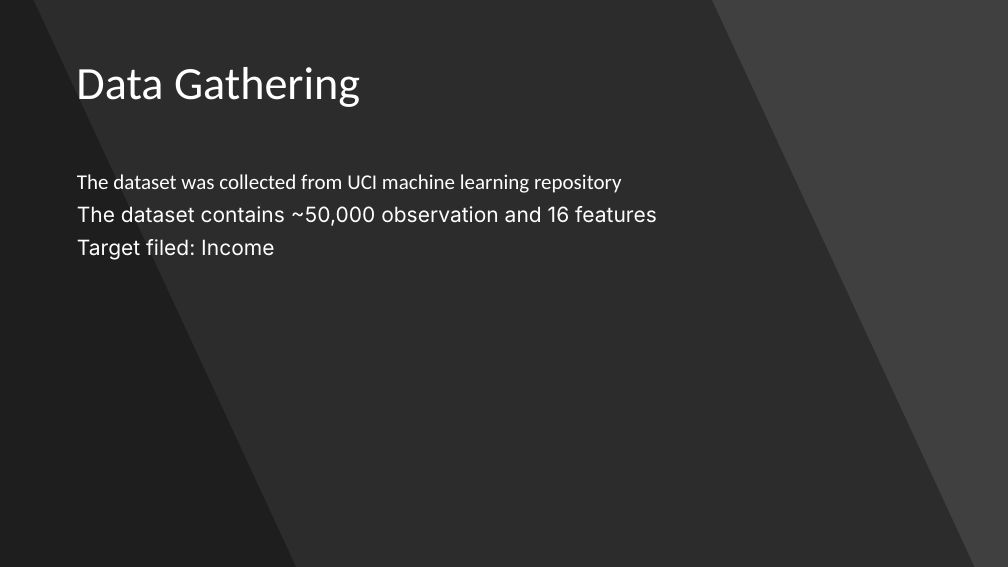
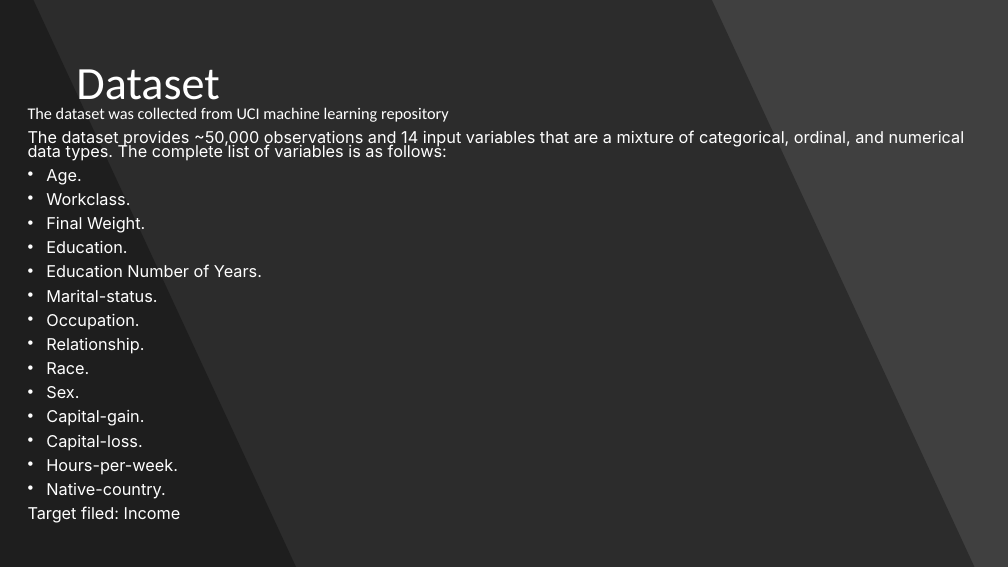
Before and after one commit to L9Sneaky/Classification, a slide deck: slide 4 of Adult Salary Prediction.pptx (slide 3 before the commit). Drawn at 1008x567 pixels with LibreOffice and Linux fonts; fonts in the diff are those of the drawing. Boxes give left, top, right and bottom in pixels: in the first picture for what was removed or moved away, otherwise in the second. Text is boxed around its words. In the diff, an @@ line names an element or a change of style, - is before the commit and + after.

```diff
--- a/Adult Salary Prediction.pptx
+++ b/Adult Salary Prediction.pptx
@@ title at <box>76,69,219,111</box>: text changed @@
-Data Gathering
+Dataset
@@ text "The dataset was collected from ...": place and size @@
-text "The dataset was collected from ..." at <box>77,174,657,260</box>
+text "The dataset was collected from ..." at <box>28,107,965,523</box>
@@ text at <box>28,107,449,523</box>: size 20 to 15.5 pt in "The dataset was collected from UCI machine ...", "Target filed: Income"; line spacing 0.9 to 0.7 @@
@@ text at <box>28,130,965,499</box>: text changed; size 20 to 15.5 pt @@
-The dataset contains ~50,000 observation and 16 features
+The dataset provides ~50,000 observations and 14 input variables that are a mixture of categorical, ordinal, and numerical data types. The complete list of variables is as follows:
+• Age.
+• Workclass.
+• Final Weight.
+• Education.
+• Education Number of Years.
+• Marital-status.
+• Occupation.
+• Relationship.
+• Race.
+• Sex.
+• Capital-gain.
+• Capital-loss.
+• Hours-per-week.
+• Native-country.
```
Also in this commit, not shown: 5 slides added, 2 slides removed, 1 other file.
